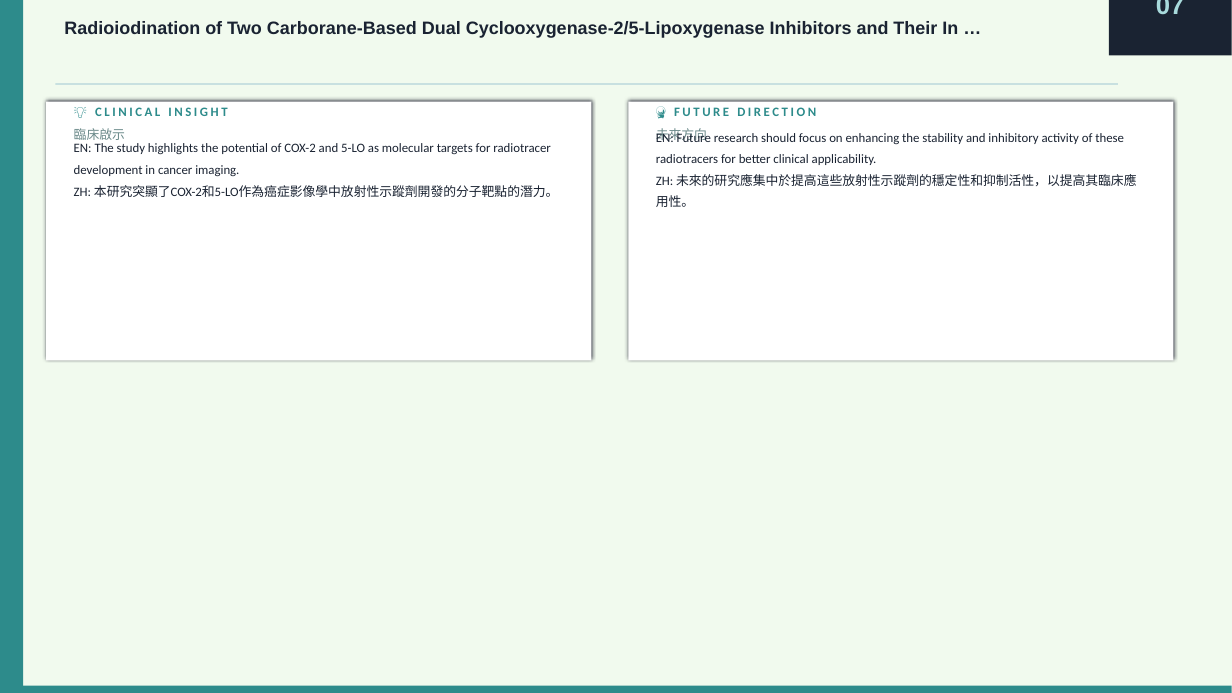
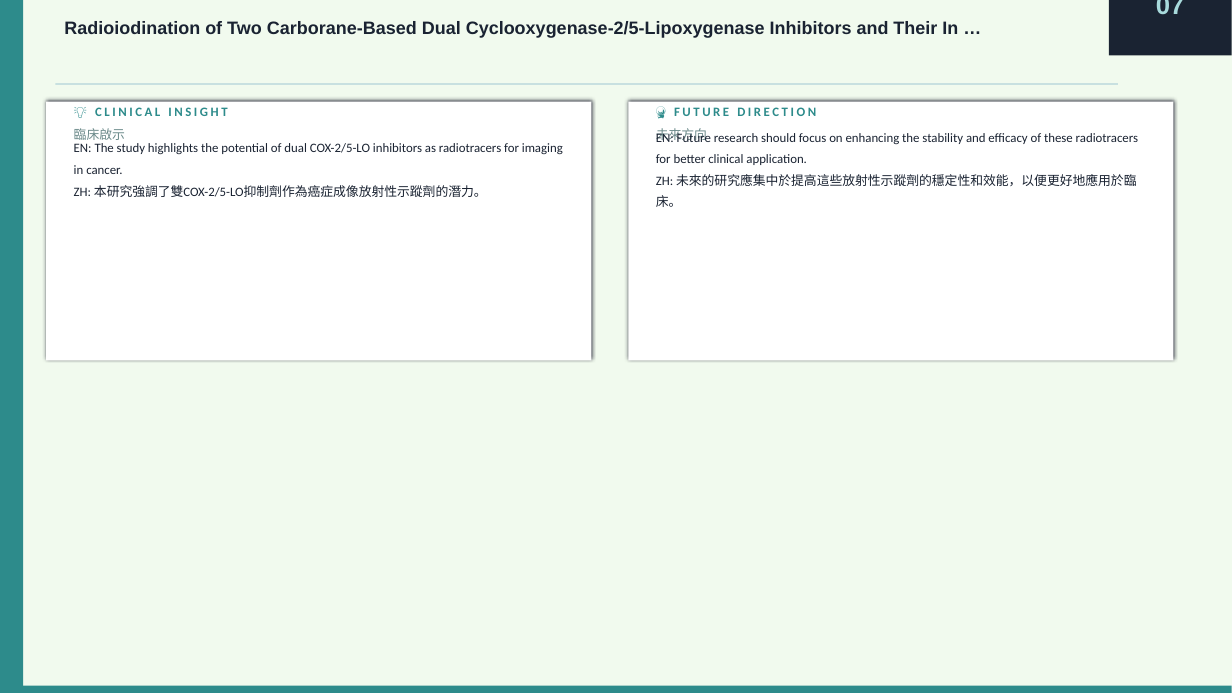
Before and after one commit to jejenhu-maker/colorectal-weekly-digest, a slide deck: slide 16 of docs/latest-digest.pptx. Drawn at 1232x693 pixels with LibreOffice and Linux fonts; fonts in the diff are those of the drawing. Boxes give left, top, right and bottom in pixels: in the first picture for what was removed or moved away, otherwise in the second. Text is boxed around its words. In the diff, an @@ line names an element or a change of style, - is before the commit and + after.

```diff
--- a/docs/latest-digest.pptx
+++ b/docs/latest-digest.pptx
@@ text at [74, 143, 563, 197]: text changed @@
-EN: The study highlights the potential of COX-2 and 5-LO as molecular targets for radiotracer development in cancer imaging.
-ZH: 本研究突顯了COX-2和5-LO作為癌症影像學中放射性示蹤劑開發的分子靶點的潛力。
+EN: The study highlights the potential of dual COX-2/5-LO inhibitors as radiotracers for imaging in cancer.
+ZH: 本研究強調了雙COX-2/5-LO抑制劑作為癌症成像放射性示蹤劑的潛力。
@@ text at [656, 131, 1138, 207]: text changed @@
-EN: Future research should focus on enhancing the stability and inhibitory activity of these radiotracers for better clinical applicability.
-ZH: 未來的研究應集中於提高這些放射性示蹤劑的穩定性和抑制活性，以提高其臨床應用性。
+EN: Future research should focus on enhancing the stability and efficacy of these radiotracers for better clinical application.
+ZH: 未來的研究應集中於提高這些放射性示蹤劑的穩定性和效能，以便更好地應用於臨床。
```
Also in this commit, not shown: 20 other slides changed, 2 other files.
